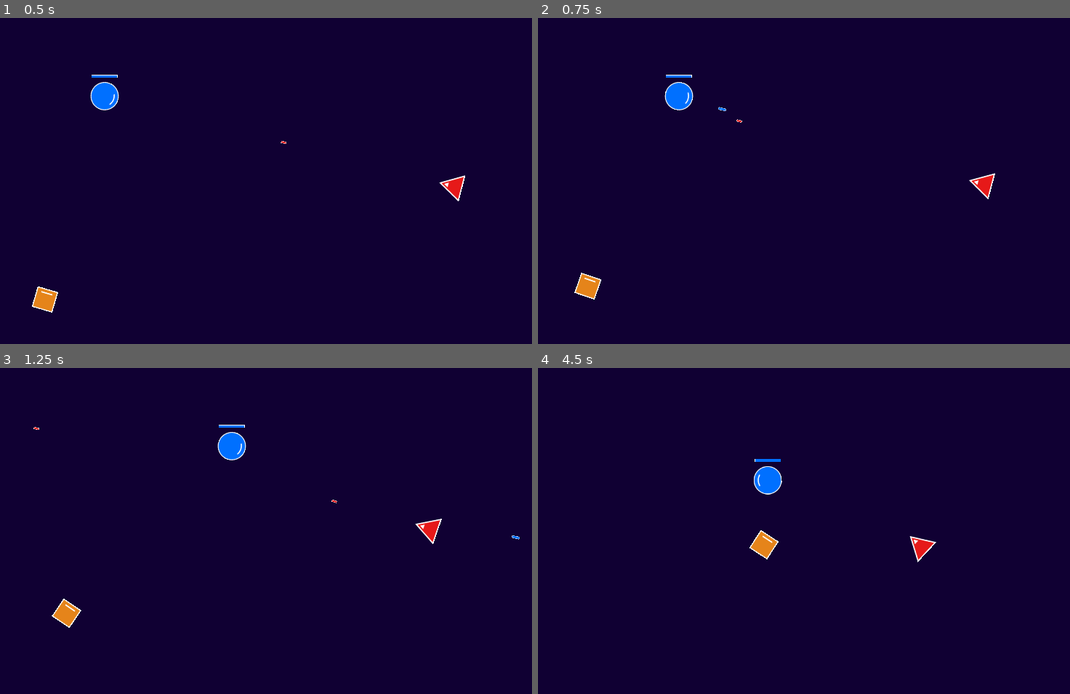
Above: before the commit, frames 1-4 (two rows, left to right).
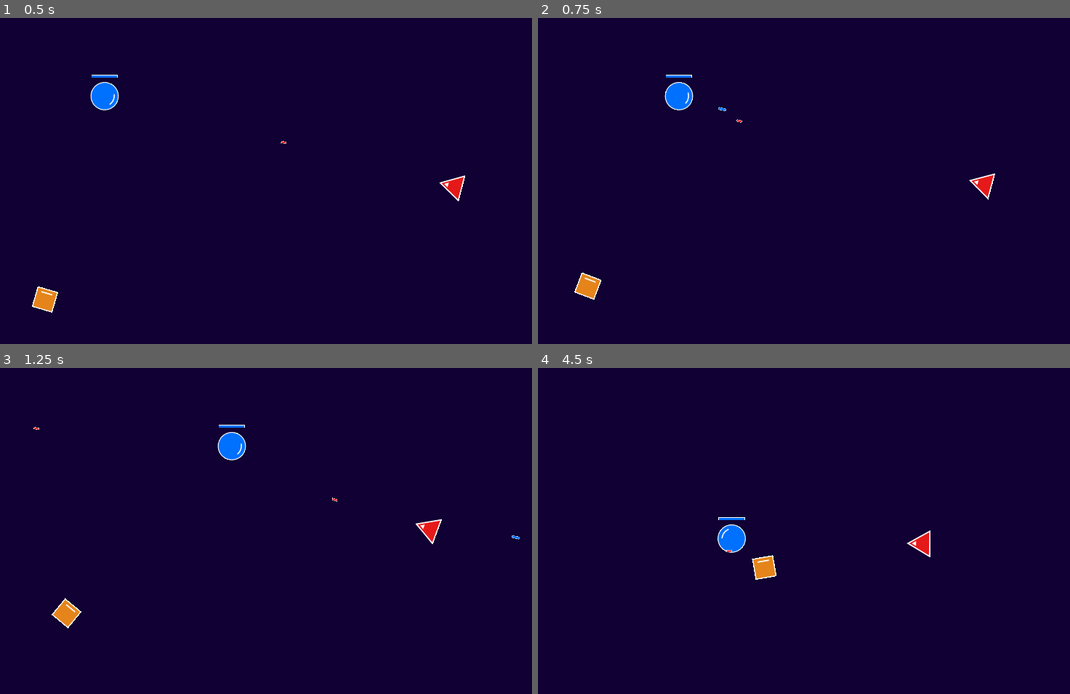
Above: after the commit, the same moments.

Repository: eduardojunio/arena-blaster
Game: Godot game, scene res://scenes/main.tscn
Same seed, same stepped clock (60 frames per second), same inputs: the game is played once before the commit and once after it.
Inputs (mouse positions are in pixels of both pictures, inside the frame that each line leads up to):
- Up to frame 1 (0.5 s): no input
- Up to frame 2 (0.75 s): move the mouse to (958, 164) at 0.52 s; hold D (right) from 0.53 s (still down); click (958, 164) at 0.67 s
- Up to frame 3 (1.25 s): keep holding D (right)
- Up to frame 4 (4.5 s): move the mouse to (713, 547) at 1.27 s; release D (right) at 1.28 s; hold Down (down) 1.28-2.03 s; move the mouse to (883, 459) at 2.02 s; hold D (right) 2.03-2.78 s; move the mouse to (798, 596) at 2.77 s; hold Up (up) 2.78-3.53 s; click (798, 596) at 2.92 s; move the mouse to (1000, 579) at 3.52 s; hold Left (left) from 3.53 s (still down); move the mouse to (655, 482) at 4.27 s

Frame 1 is identical in both runs. In frame 2, less than 0.1% of the frame differs, in the area x 6-86%, y 47-87%; in frame 3, 0.1%; in frame 4, 1.5%, in the area x 33-75%, y 27-65%.

Commit message:
Adjust smooth rotation speed

Diff:
--- a/scripts/components/rotation-component.gd
+++ b/scripts/components/rotation-component.gd
@@ -8,7 +8,7 @@
 	target.rotation = get_direction().angle()
 
 func _process(delta):
-	target.rotation = lerp_angle(target.rotation, get_direction().angle(), 0.05 if smooth else 1)
+	target.rotation = lerp_angle(target.rotation, get_direction().angle(), 0.1 if smooth else 1)
 
 func get_direction():
 	return input_component.get_look_target() - target.global_position
